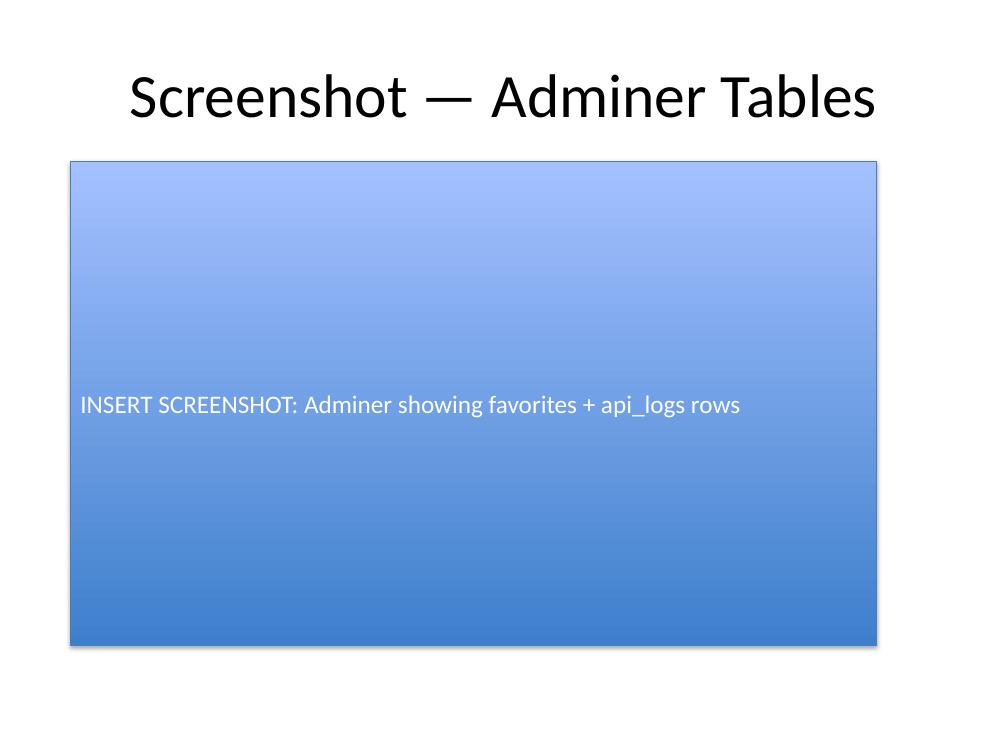
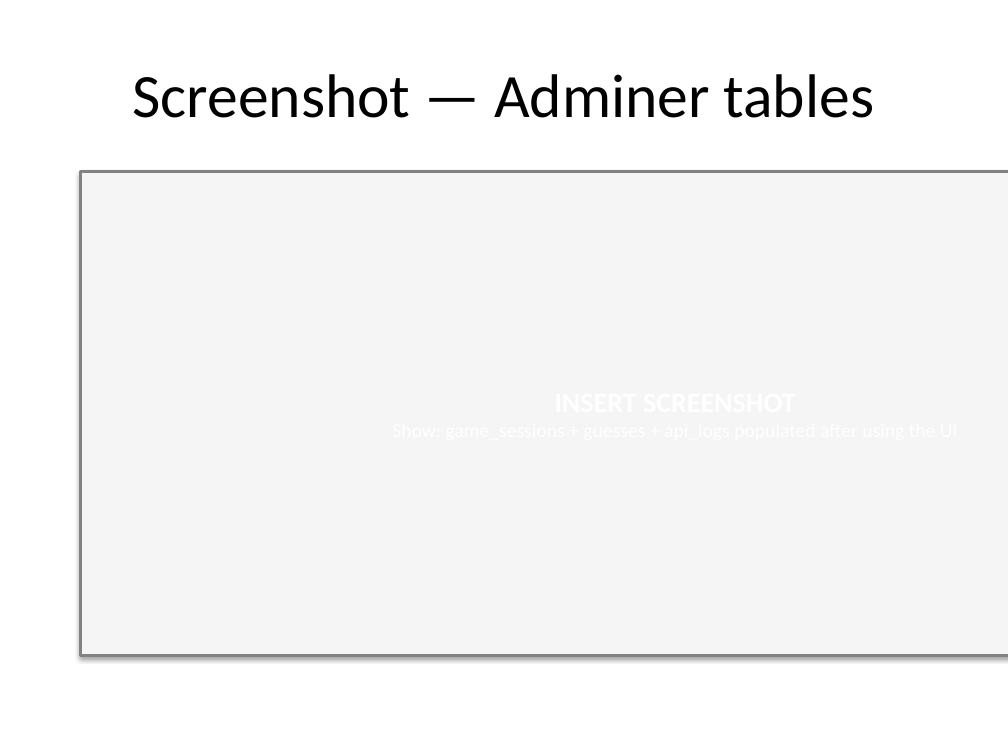
Before and after one commit to Alex-Veskoukis/WordGame-Exercise, a slide deck: slide 10 of presentation.pptx. Drawn at 1008x756 pixels with LibreOffice and Linux fonts; fonts in the diff are those of the drawing. Boxes give left, top, right and bottom in pixels: in the first picture for what was removed or moved away, otherwise in the second. Text is boxed around its words. In the diff, an @@ line names an element or a change of style, - is before the commit and + after.

```diff
--- a/presentation.pptx
+++ b/presentation.pptx
@@ title at (133, 74, 875, 118): text changed @@
-Screenshot — Adminer Tables
+Screenshot — Adminer tables
@@ rectangle: place and size @@
-rectangle at (71, 161, 877, 645)
+rectangle at (81, 171, 1008, 655)
@@ rectangle at (81, 171, 1008, 655): fill gradient #3F80CE to #A4C4FF to #F5F5F5; outline #4B7EBC 0.75 pt to #828282 2 pt @@
@@ text in rectangle at (80, 395, 740, 417): text removed @@
-INSERT SCREENSHOT: Adminer showing favorites + api_logs rows
```
Also in this commit, not shown: 6 other slides changed, 3 slides added, 3 slides removed, 8 other files.
